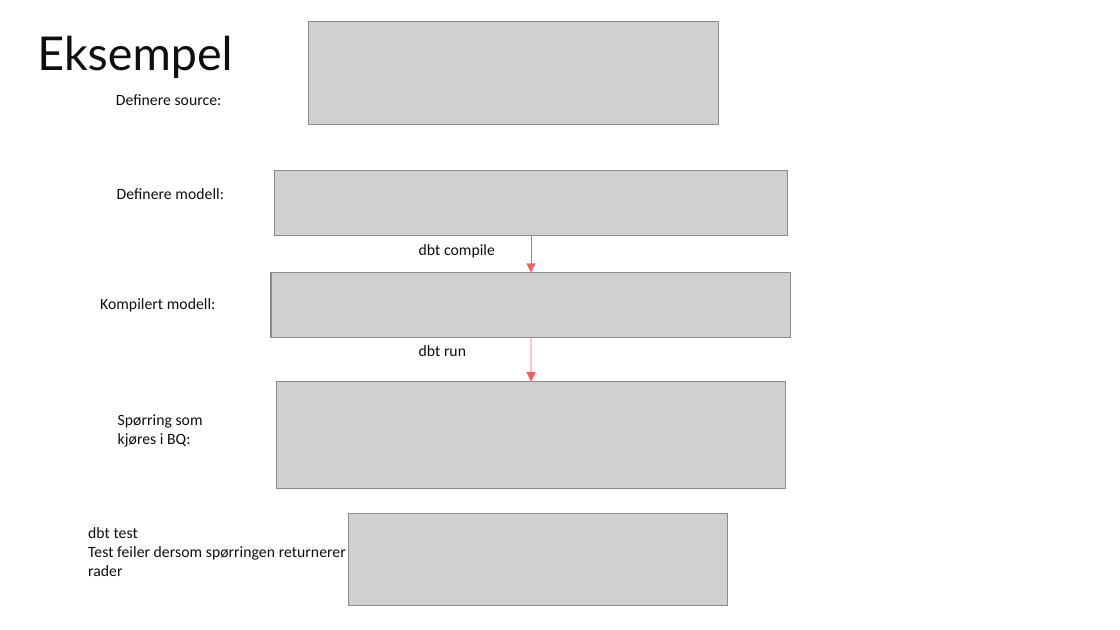
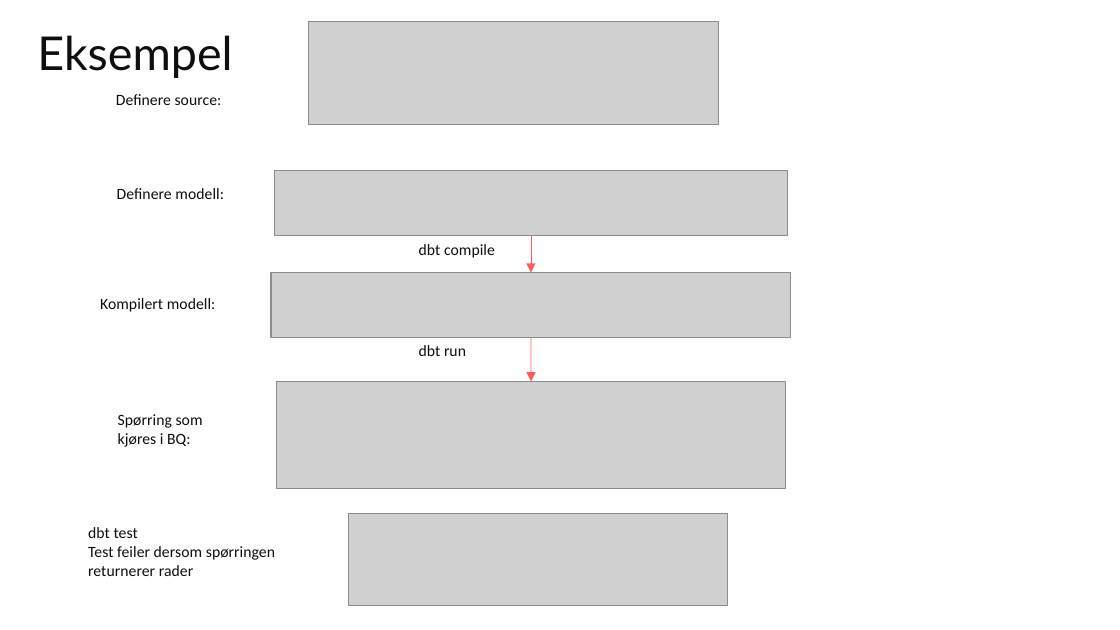
Before and after one commit to bekk/oppdrift-data-analyse, a slide deck: slide 7 of del2/dbt_intro.pptx. Drawn at 1120x630 pixels with LibreOffice and Linux fonts; fonts in the diff are those of the drawing; grey boxes stand for pictures. Boxes give left, top, right and bottom in pixels: in the first picture for what was removed or moved away, otherwise in the second. Text is boxed around its words. In the diff, an @@ line names an element or a change of style, - is before the commit and + after.

```diff
--- a/del2/dbt_intro.pptx
+++ b/del2/dbt_intro.pptx
@@ text "dbt test" rewrapped from box(88, 527, 346, 576) to box(88, 527, 275, 576) @@
```
Also in this commit, not shown: 6 other slides changed.
